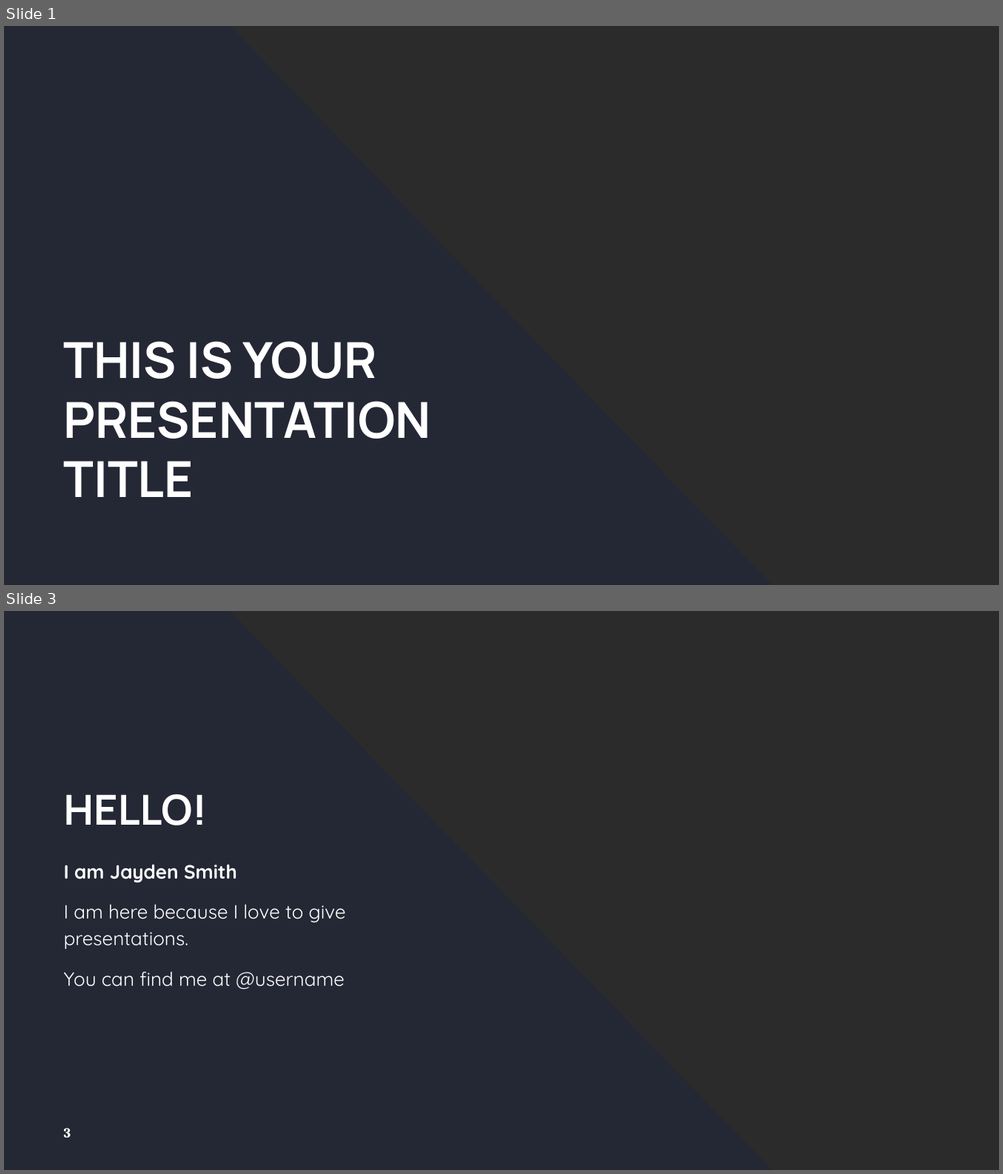
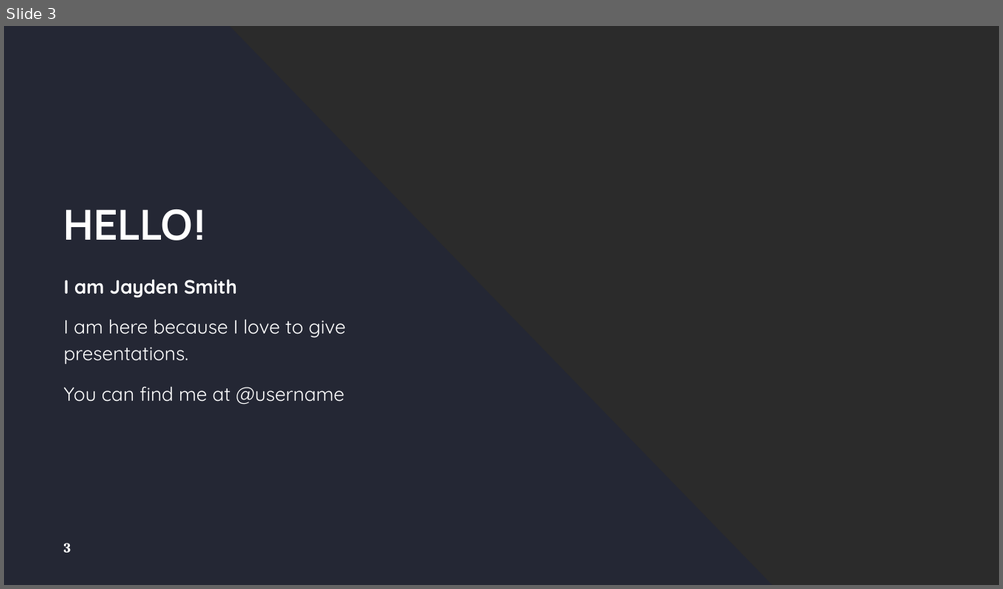
Before and after one commit to EsteBrav/Proyecto-4to-Semestre, a slide deck: Presentacion de Propuestas.pptx. Shown one above the other, each under a label of ours: slides 1 and 3 before the commit, slide 3 after it; the slides between them are not shown. The pictures are 1003x1174 and 1003x589 pixels, drawn with LibreOffice and Linux fonts; fonts in the diff are those of the drawing; background and template pictures are left out; a plain dark background stands for a picture behind light text. Boxes give left, top, right and bottom in pixels: in the first picture for what was removed or moved away, otherwise in the second. Text is boxed around its words. In the diff, an @@ line names an element or a change of style, - is before the commit and + after.

```diff
--- a/Presentacion de Propuestas.pptx
+++ b/Presentacion de Propuestas.pptx
@@ slide 1 removed at (4, 26, 999, 585), background picture (left out); not listed: 1 template element that a slide beside it also shows @@
@@ title removed at (64, 341, 431, 497) @@
-THIS IS YOUR PRESENTATION TITLE
```
Also in this commit, not shown: 4 slides changed, 1 slide added, 2 other files.
